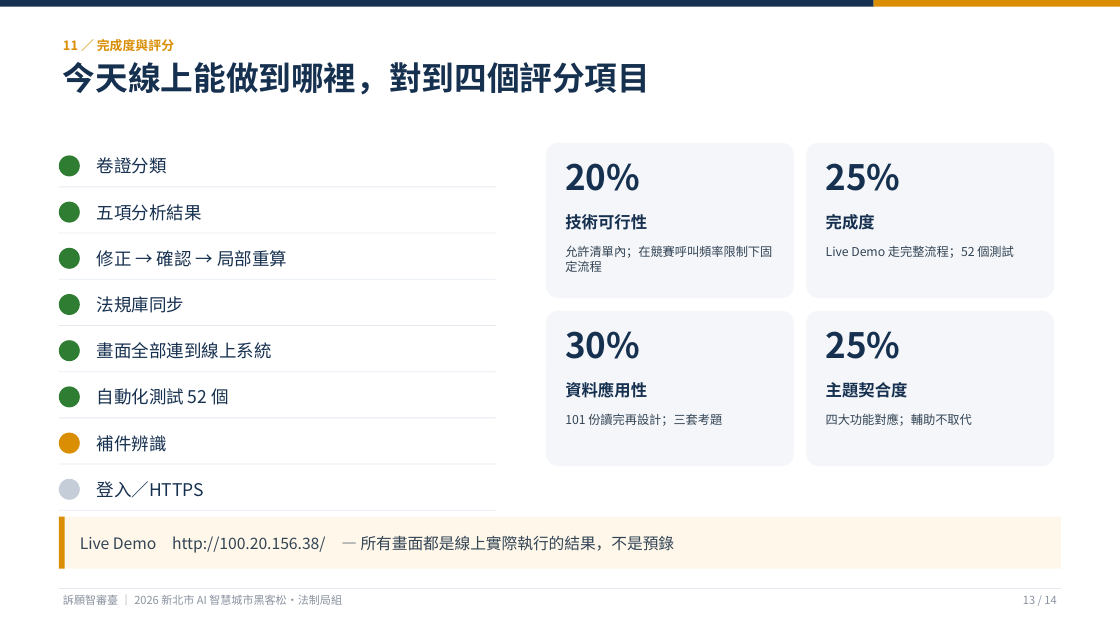
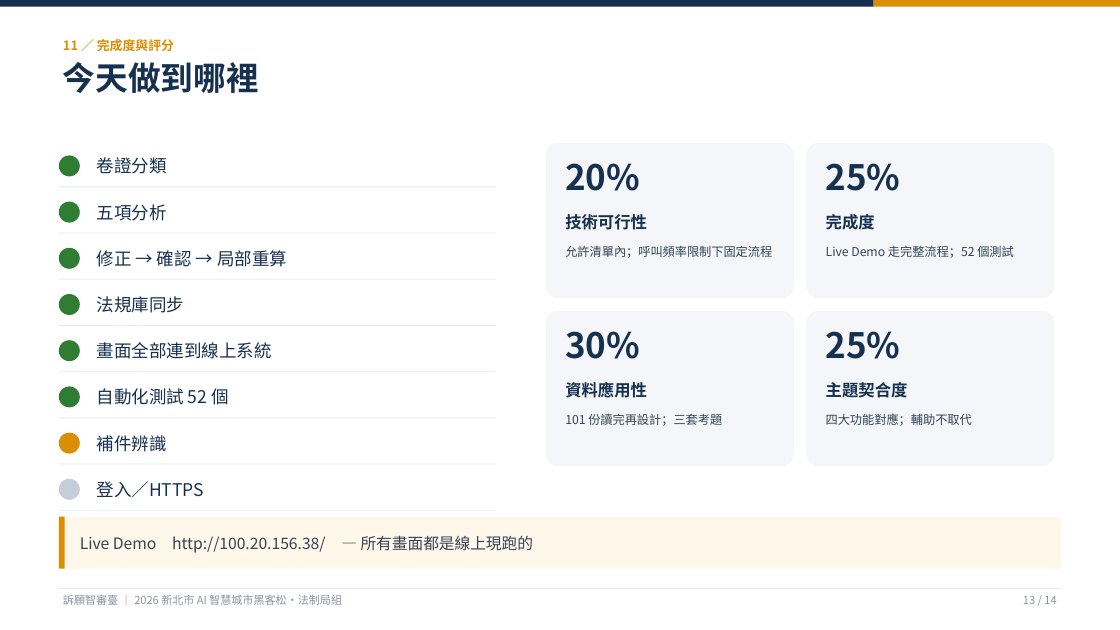
Before and after one commit to KevinMursh/hackathon_wisxxxx, a slide deck: slide 13 of docs/提案/提案簡報-訴願智審臺.pptx. Drawn at 1120x630 pixels with LibreOffice and Linux fonts; fonts in the diff are those of the drawing. Boxes give left, top, right and bottom in pixels: in the first picture for what was removed or moved away, otherwise in the second. Text is boxed around its words. In the diff, an @@ line names an element or a change of style, - is before the commit and + after.

```diff
--- a/docs/提案/提案簡報-訴願智審臺.pptx
+++ b/docs/提案/提案簡報-訴願智審臺.pptx
@@ text at (63,62,259,93): text changed @@
-今天線上能做到哪裡，對到四個評分項目
+今天做到哪裡
@@ text at (97,204,167,221): text changed @@
-五項分析結果
+五項分析
@@ text at (565,245,772,258): text changed @@
-允許清單內；在競賽呼叫頻率限制下固定流程
+允許清單內；呼叫頻率限制下固定流程
@@ text at (80,535,534,553): text changed @@
-Live Demo http://100.20.156.38/ — 所有畫面都是線上實際執行的結果，不是預錄
+Live Demo http://100.20.156.38/ — 所有畫面都是線上現跑的
```
Also in this commit, not shown: 13 other slides changed, 3 other files.
